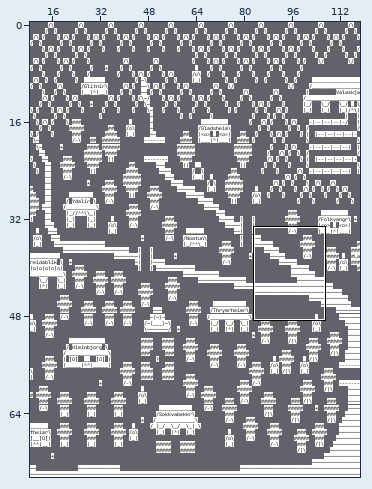
Tiled map: tiled_map/asgard.tmx. The first picture is a wide view before the edit; the outline marks the close-up.
Close-up. Before the edit:
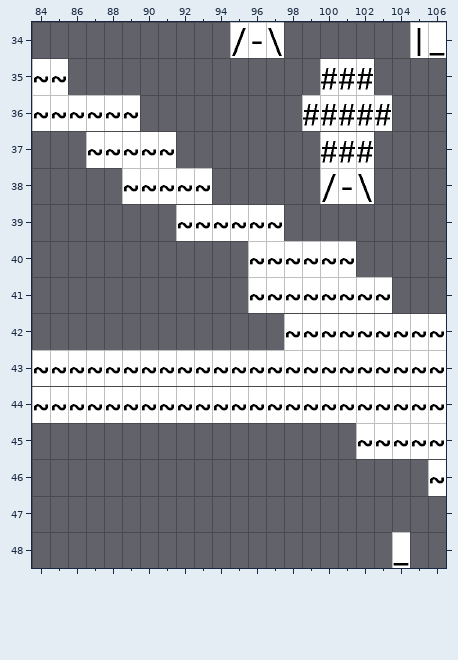
Cells are 42x85 px. Shown: x 84..106, y 34..48.
After the commit:
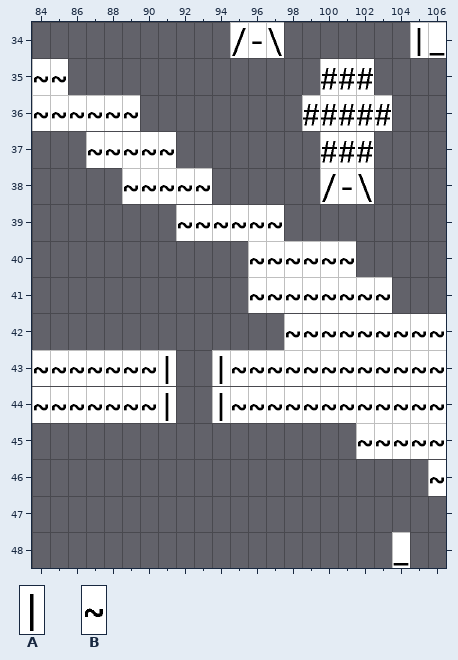
Key: from "Asci_tileset": A 92, B 94.
_ is an empty cell.
Change:
Layer "Calque de Tuiles 1":
y 43..44: x 91..94 BBBB -> A__A
Boxes around the changes in both close-ups, in picture pixels (x1, y1, x2, y2):
changed: (160, 350, 228, 423)
